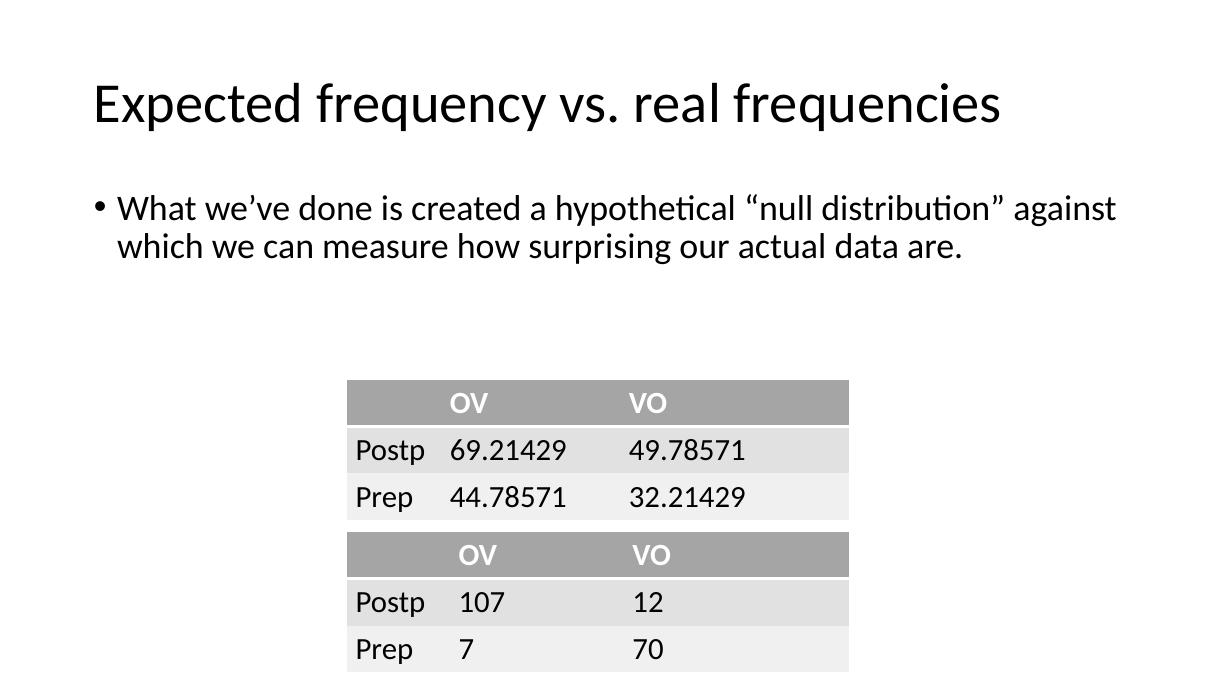
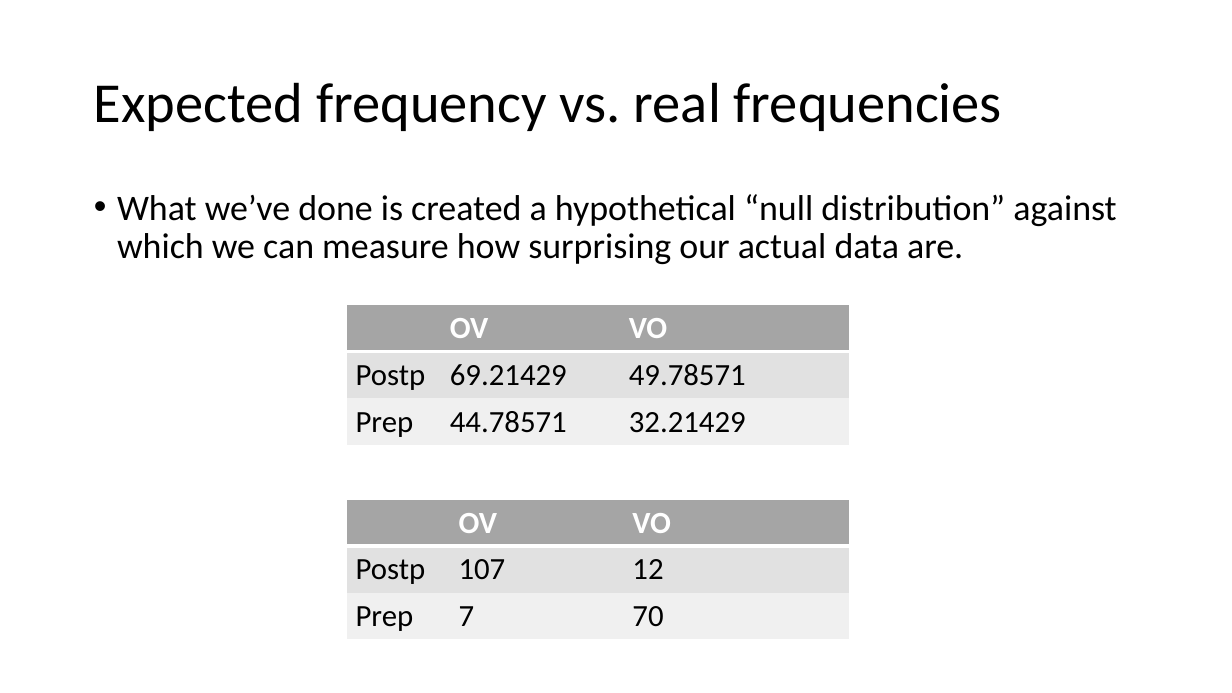
Before and after one commit to ajrtallman/StatisticsinLinguistics_FSU_2023_2024, a slide deck: slide 47 of 02_slides/Statistics for linguists 2023-11-29.pptx (slide 40 before the commit). Drawn at 1232x693 pixels with LibreOffice and Linux fonts; fonts in the diff are those of the drawing. Boxes give left, top, right and bottom in pixels: in the first picture for what was removed or moved away, otherwise in the second. Text is boxed around its words. In the diff, an @@ line names an element or a change of style, - is before the commit and + after.

```diff
--- a/02_slides/Statistics for linguists 2023-11-29.pptx
+++ b/02_slides/Statistics for linguists 2023-11-29.pptx
@@ table: place and size @@
-table at box(347, 380, 850, 518)
+table at box(347, 305, 850, 444)
@@ table: place and size @@
-table at box(347, 532, 849, 671)
+table at box(347, 499, 849, 638)
```
Also in this commit, not shown: 15 other slides changed, 8 slides added, 1 slide removed, 29 other files.
